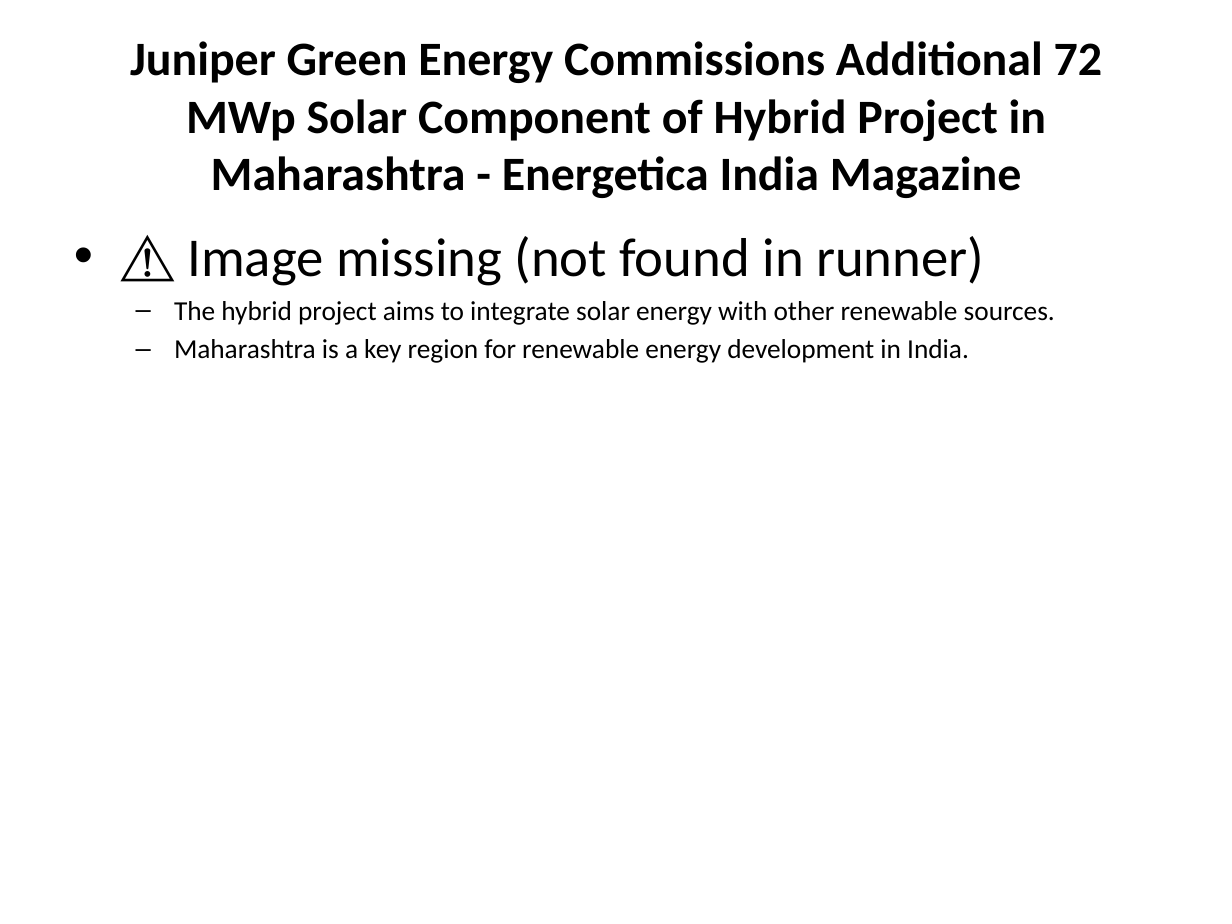
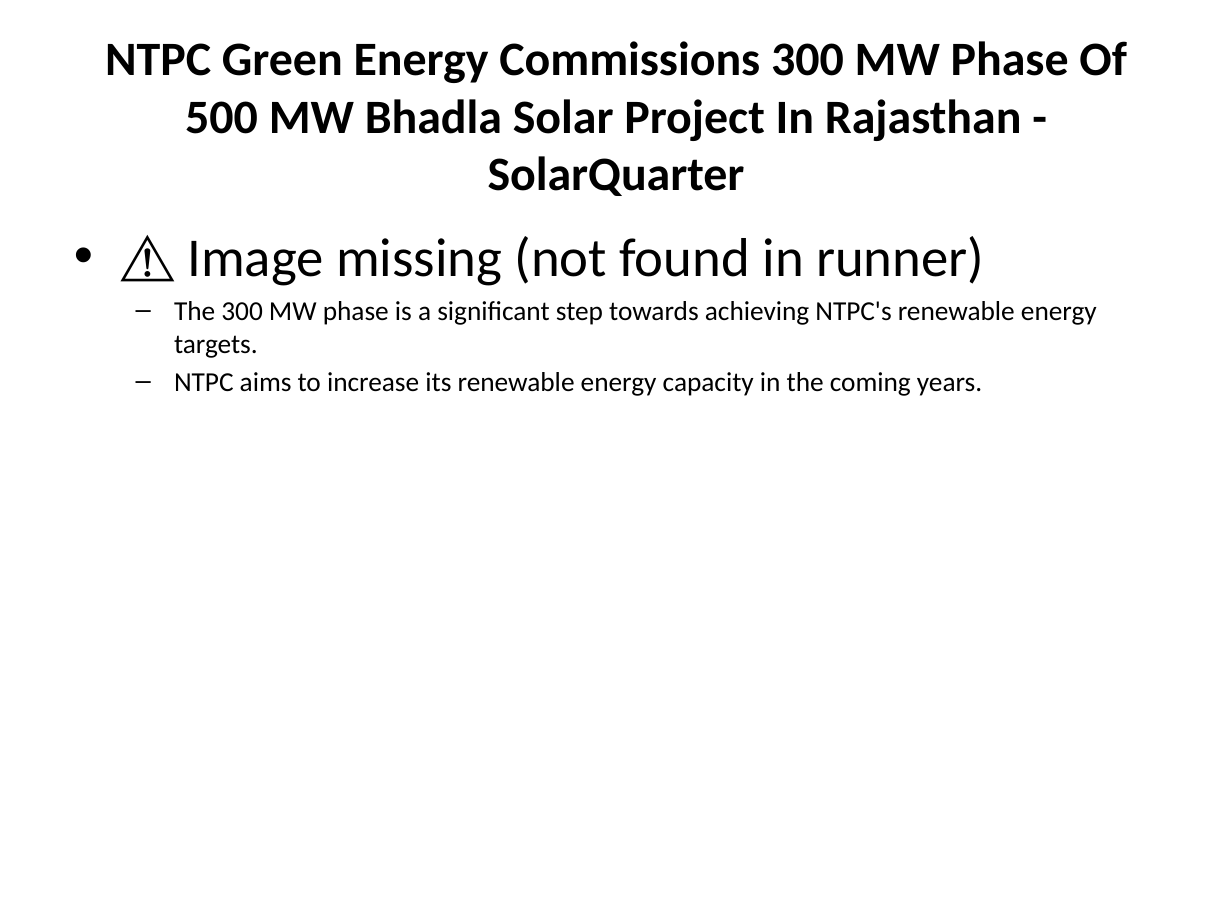
Before and after one commit to gauravsiemens1988/Linkedin-AI-Agent_Personal, a slide deck: slide 3 of drafts/linkedin_carousel.pptx. Drawn at 1232x924 pixels with LibreOffice and Linux fonts; fonts in the diff are those of the drawing. Boxes give left, top, right and bottom in pixels: in the first picture for what was removed or moved away, otherwise in the second. Text is boxed around its words. In the diff, an @@ line names an element or a change of style, - is before the commit and + after.

```diff
--- a/drafts/linkedin_carousel.pptx
+++ b/drafts/linkedin_carousel.pptx
@@ title at (105,41,1126,196): text changed @@
-Juniper Green Energy Commissions Additional 72 MWp Solar Component of Hybrid Project in Maharashtra - Energetica India Magazine
+NTPC Green Energy Commissions 300 MW Phase Of 500 MW Bhadla Solar Project In Rajasthan - SolarQuarter
@@ text at (174,301,1097,396): text changed @@
-  – The hybrid project aims to integrate solar energy with other renewable sources.
-  – Maharashtra is a key region for renewable energy development in India.
+  – The 300 MW phase is a significant step towards achieving NTPC's renewable energy targets.
+  – NTPC aims to increase its renewable energy capacity in the coming years.
```
Also in this commit, not shown: 5 other slides changed, 1 other file.
